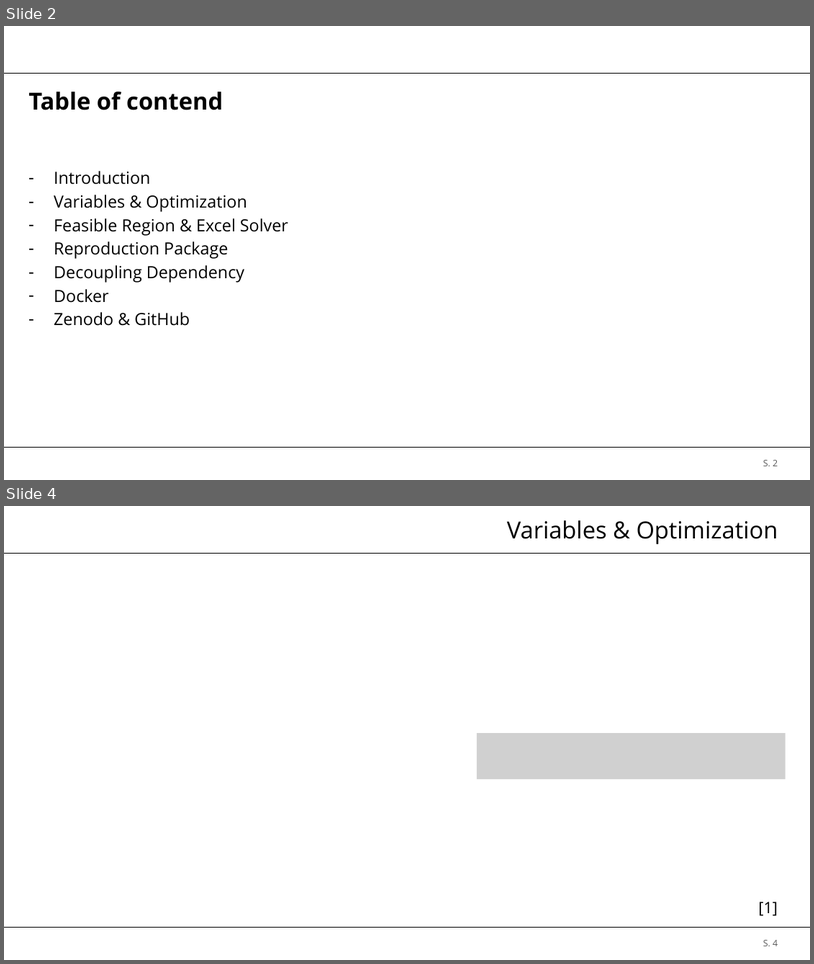
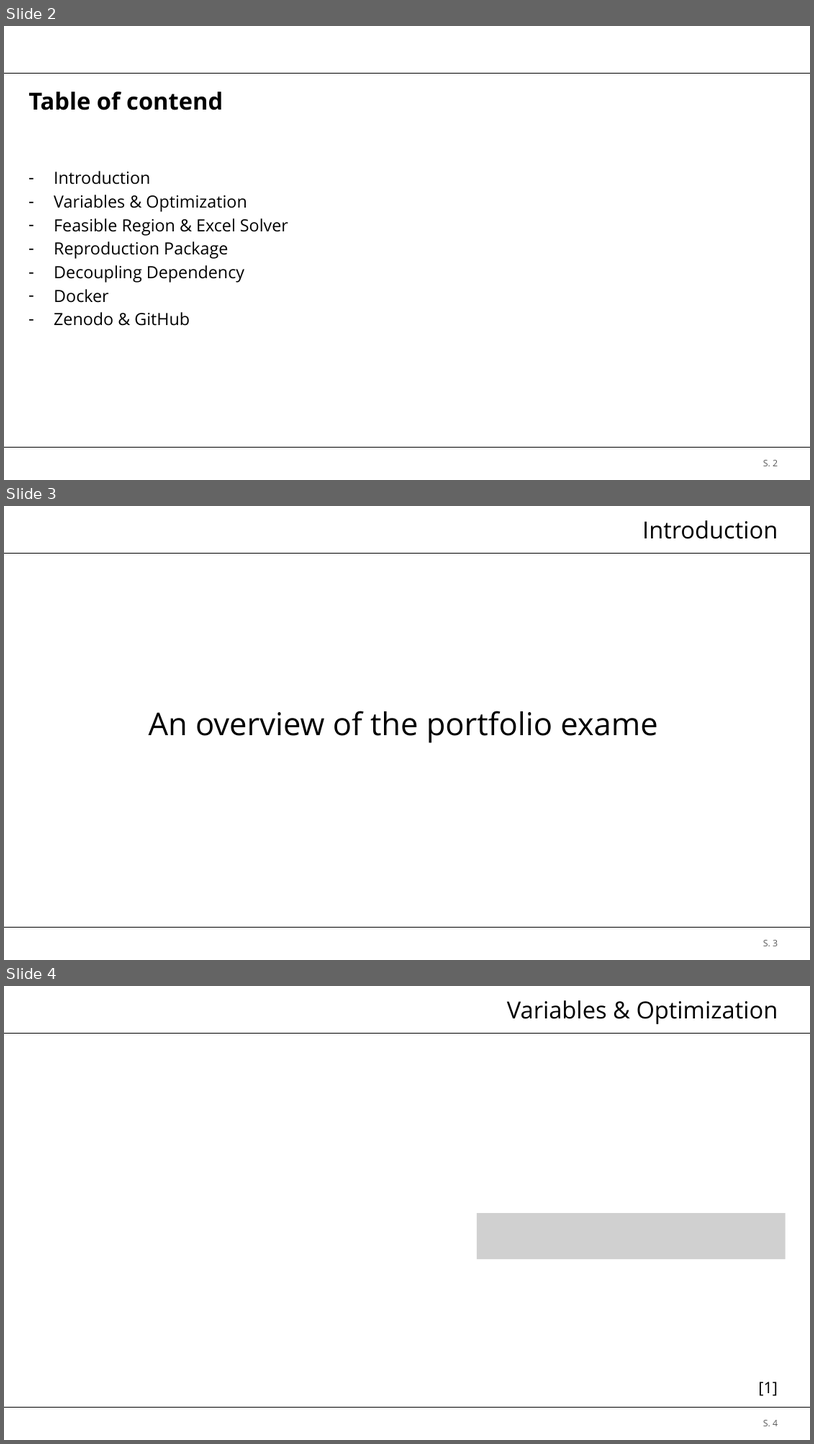
Before and after one commit to brt30696/REPRO_Rraesentation, a slide deck: Präsentation.pptx. Shown one above the other, each under a label of ours: slides 2 and 4 before the commit, slides 2, 3 and 4 after it; the slides between them are not shown. The pictures are 814x964 and 814x1444 pixels, drawn with LibreOffice and Linux fonts; fonts in the diff are those of the drawing; grey boxes stand for pictures; background and template pictures are left out. Boxes give left, top, right and bottom in pixels: in the first picture for what was removed or moved away, otherwise in the second. Text is boxed around its words. In the diff, an @@ line names an element or a change of style, - is before the commit and + after.

```diff
--- a/Präsentation.pptx
+++ b/Präsentation.pptx
@@ slide 3 added at (4,506,810,960), background #FFFFFF; not listed: 2 template elements that a slide beside it also shows @@
@@ title added at (643,520,778,539), 21 pt, text #000000 @@
+Introduction
@@ text added at (149,710,658,743), 28 pt, text #000000 @@
+An overview of the portfolio exame
@@ page number added at (764,939,778,946), 8 pt, text #595959 @@
+S. 3
```
Also in this commit, not shown: 1 slide removed.
